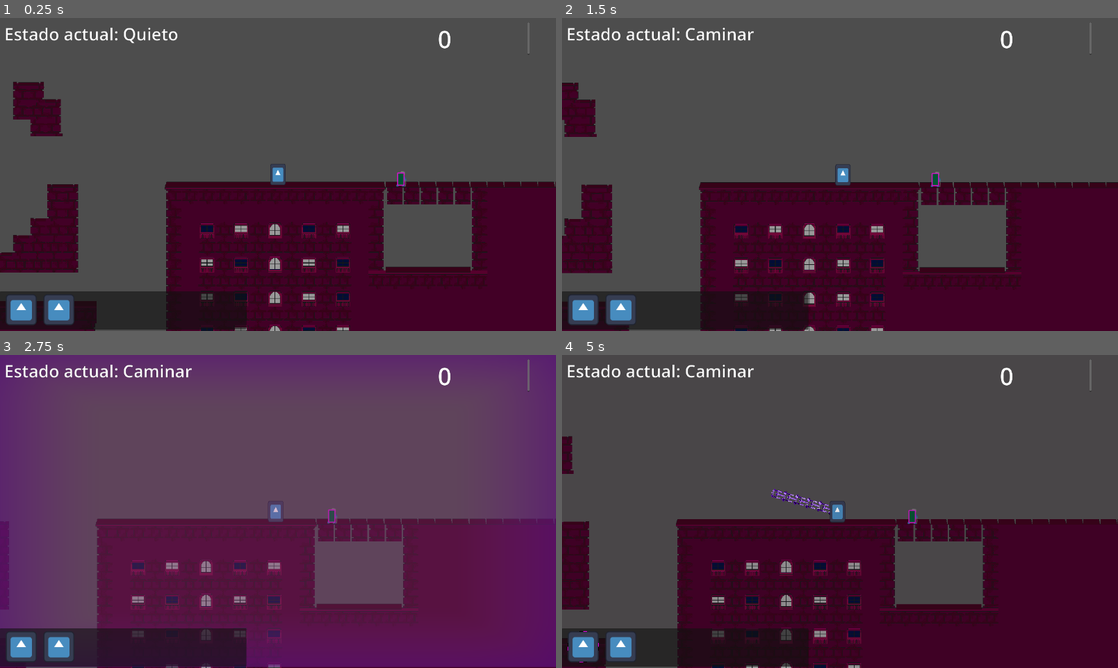
Above: before the commit, frames 1-4 (two rows, left to right).
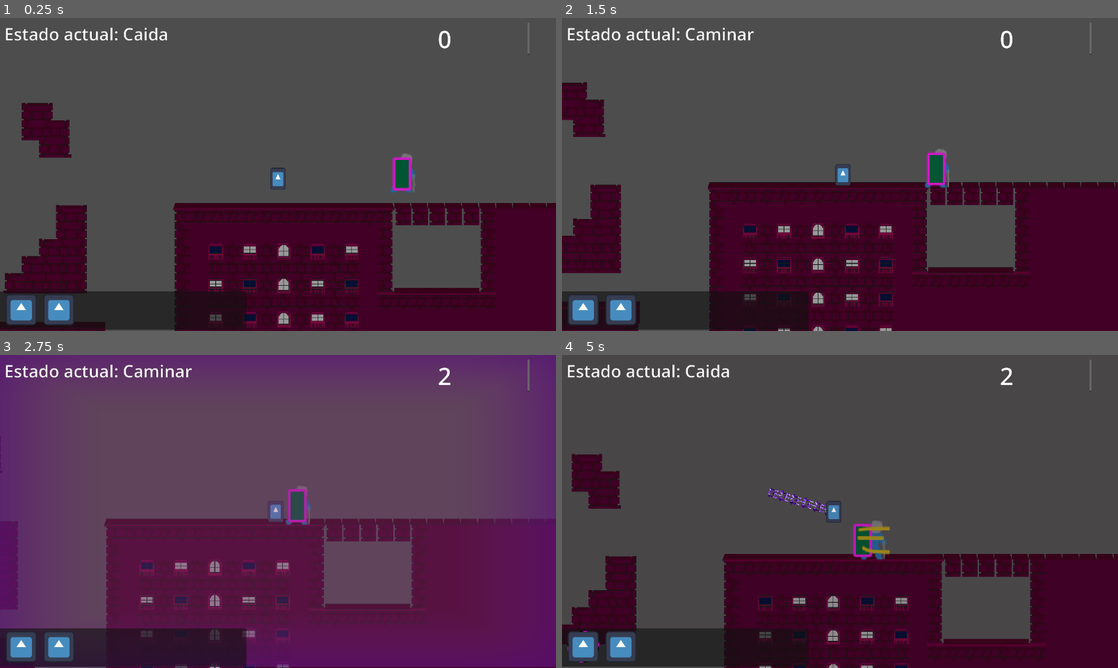
Above: after the commit, the same moments.

Repository: Proyecto-Carpincho/Proyecto-Carpincho
Game: Godot game, scene res://Scenes/stg/emTestStg00.tscn
Two runs of this game, one before a commit and one after it. Both use one fixed random seed, a clock stepped at 60 frames per second and the inputs below. This scene is started directly instead of the project's main scene. The engine's default icon, where the game draws it, is replaced by a stand-in: a white triangle on a blue panel in a dark square.
Inputs (mouse positions are in pixels of both pictures, inside the frame that each line leads up to):
- Up to frame 1 (0.25 s): no input
- Up to frame 2 (1.5 s): move the mouse to (962, 158) at 0.52 s; press the mouse at (962, 158) at 0.53 s; hold D (Move Right) from 0.53 s (still down); tap Space (Jump) at 0.77 s; move the mouse to (728, 190) at 1.27 s; release the mouse at (728, 190) at 1.28 s; click (728, 190) at 1.35 s
- Up to frame 3 (2.75 s): tap Space (Jump) at 1.52 s; move the mouse to (333, 442) at 2.02 s; release D (Move Right) at 2.03 s; press the mouse at (333, 442) at 2.03 s; hold A (Move Left) from 2.03 s (still down); tap Ctrl (Bullet Time) at 2.1 s
- Up to frame 4 (5 s): move the mouse to (812, 574) at 2.77 s; release A (Move Left) at 2.78 s; release the mouse at (812, 574) at 2.78 s; hold D (Move Right) 2.78-4.28 s; right-click (812, 574) at 2.85 s; tap Space (Jump) at 3.02, 3.77, 4.52 s; click (812, 574) at 3.05 s; move the mouse to (1006, 558) at 3.52 s; hold Shift (Run) 3.53-4.28 s; click (1006, 558) at 3.8 s; move the mouse to (673, 464) at 4.27 s; hold A (Move Left) from 4.28 s (still down); click (673, 464) at 4.35 s

The runs differ from the first frame. In frame 1, 17% of the frame differs, in the area x 0-100%, y 3-100%; in frame 2, 6.2%; in frame 3, 4.0%; in frame 4, 24%.

Commit message:
Placaje WIP

Diff:
--- a/Scenes/Em/ShieldCop.tscn
+++ b/Scenes/Em/ShieldCop.tscn
@@ -2,14 +2,14 @@
 
 [ext_resource type="PackedScene" uid="uid://n1wbci6a6faw" path="res://Scenes/Em/BaseEm.tscn" id="1_5l48c"]
 [ext_resource type="Texture2D" uid="uid://h2c4rqbwcdjr" path="res://Sprites/Prueba/Em/heavyCop/idleWIP.png" id="5_4a1h1"]
-[ext_resource type="Texture2D" uid="uid://b5yqbahakxytd" path="res://Sprites/Prueba/Em/heavyCop/counterWIP.png" id="6_4sh5m"]
 [ext_resource type="Texture2D" uid="uid://bcb544n4tknq4" path="res://Sprites/Prueba/Em/heavyCop/placajeWIP.png" id="7_w6tmh"]
 [ext_resource type="Texture2D" uid="uid://c8trs2t3r4bxj" path="res://Sprites/Prueba/Em/heavyCop/walkWIP1.png" id="8_gqarm"]
 [ext_resource type="Texture2D" uid="uid://bw0u0yifrac1n" path="res://Sprites/Prueba/Em/heavyCop/walkWIP2.png" id="9_xsvcp"]
 [ext_resource type="Texture2D" uid="uid://gwyuscvrlx4p" path="res://Sprites/Prueba/Em/heavyCop/turn1WIP.png" id="10_0yxdh"]
-[ext_resource type="Script" uid="uid://cxbp2sq3qmctk" path="res://Scripts/Em/ShieldCop/Atacando.gd" id="11_vrn4w"]
-[ext_resource type="Script" uid="uid://ds2hrjf7uairh" path="res://Scripts/Em/ShieldCop/Perseguir.gd" id="12_3nc5l"]
-[ext_resource type="Script" uid="uid://d2d3tvhcmf4ja" path="res://Scripts/Em/ShieldCop/Patrullar.gd" id="13_fgpuc"]
+[ext_resource type="Script" uid="uid://ch28gho3h2lph" path="res://Scripts/Em/ShieldCop/RangoAtaqueShieldCop.gd" id="10_cp0p1"]
+[ext_resource type="Script" uid="uid://bmdewqnsbar8q" path="res://Scripts/Em/ShieldCop/PlacajeShieldCop.gd" id="10_vrn4w"]
+[ext_resource type="Script" uid="uid://ds2hrjf7uairh" path="res://Scripts/Em/PerseguirGenerico.gd" id="12_3nc5l"]
+[ext_resource type="Script" uid="uid://d2d3tvhcmf4ja" path="res://Scripts/Em/PatrullarGenerico.gd" id="13_fgpuc"]
 
 [sub_resource type="SpriteFrames" id="SpriteFrames_nqb0s"]
 animations = [{
@@ -19,14 +19,6 @@
 }],
 "loop": true,
 "name": &"block",
-"speed": 5.0
-}, {
-"frames": [{
-"duration": 1.0,
-"texture": ExtResource("6_4sh5m")
-}],
-"loop": true,
-"name": &"counter",
 "speed": 5.0
 }, {
 "frames": [{
@@ -102,8 +94,6 @@
 
 [node name="AnimatedSprite2D" parent="." index="0"]
 sprite_frames = SubResource("SpriteFrames_nqb0s")
-animation = &"turn"
-frame_progress = 1.0
 
 [node name="CollisionShape2D" parent="." index="1"]
 shape = SubResource("CapsuleShape2D_lu3y0")
@@ -116,7 +106,11 @@
 script = ExtResource("12_3nc5l")
 metadata/_custom_type_script = "uid://ds2hrjf7uairh"
 
-[node name="RangoAtaqueGenerico" type="Node" parent="." index="8"]
-script = ExtResource("11_vrn4w")
+[node name="RangoAtaqueShieldCop" type="Node" parent="." index="8"]
+script = ExtResource("10_cp0p1")
 distancia_para_perder = 600
-metadata/_custom_type_script = "uid://cxbp2sq3qmctk"
+metadata/_custom_type_script = "uid://ch28gho3h2lph"
+
+[node name="PlacajeShieldCop" type="Node" parent="." index="9"]
+script = ExtResource("10_vrn4w")
+metadata/_custom_type_script = "uid://bmdewqnsbar8q"
--- a/Scenes/stg/emTestStg00.tscn
+++ b/Scenes/stg/emTestStg00.tscn
@@ -236,7 +236,7 @@
 
 [node name="TileMap Mapa" type="TileMapLayer" parent="."]
 texture_filter = 1
-position = Vector2(-1120, 322)
+position = Vector2(-1102, 384)
 scale = Vector2(0.55, 0.55)
 tile_map_data = PackedByteArray("AAADAP7/BAABAAAAAAADAP//BAABAAEAAAAEAP7/BAABAAAAAAAEAP//BAABAAEAAAAFAP7/BAABAAAAAAAFAP …(44048 unchanged characters)…
 tile_set = SubResource("TileSet_l773a")
@@ -278,6 +278,7 @@
 
 [node name="BaseEm" parent="." node_paths=PackedStringArray("objetivo", "alert_manager") groups=["Enemigos"] instance=ExtResource("15_acpe2")]
 position = Vector2(72, 5)
+scale = Vector2(2.5, 2.5)
 objetivo = NodePath("../Jugador")
 alert_manager = NodePath("../AlertManager")
 grupo = "Enemigos"
--- a/Scripts/Em/Enemigo.gd
+++ b/Scripts/Em/Enemigo.gd
@@ -64,13 +64,21 @@
 
 func cambiar_alerta(estado:AlertManager.alertStatus):
 	estado_alerta = estado
+	var estado_transicionar:String
 	match estado_alerta:
 		AlertManager.alertStatus.NORMAL:
-			transicion_hijo(state_now, "PatrullarGenerico")
+			for i in get_child_count():
+				if get_child(i) is PatrullarGenerico:
+					estado_transicionar = get_child(i).name
+					break
 		AlertManager.alertStatus.PRECAUCION:
 			pass
 		AlertManager.alertStatus.ALERTA:
-			transicion_hijo(state_now, "RangoAtaqueGenerico")
+			for i in get_child_count():
+				if get_child(i) is RangoAtaqueGenerico:
+					estado_transicionar = get_child(i).name
+					break
+	transicion_hijo(state_now, estado_transicionar)
 
 func ver_jugador():
 	vio_jugador = true
@@ -98,6 +106,7 @@
 	var new_state = states.get(new_state_name)
 
 	if !new_state:
+		push_warning("El estado al que", self.name," quiere trancisionar es invalido y/o inexistente")
 		return
 	if state_now:
 		state_now.exit()
--- a/Scripts/Em/ShieldCop/Perseguir.gd
+++ b/Scripts/Em/PerseguirGenerico.gd
@@ -20,4 +20,9 @@
 		if !padre.animated_sprite.is_playing():
 			padre.animated_sprite.play("run")
 	elif padre.vio_jugador == true:
-		Transiciono.emit(self, "RangoAtaqueGenerico")
+		var estado_transicionar:String
+		for i in get_child_count():
+				if get_child(i) is PatrullarGenerico:
+					estado_transicionar = get_child(i).name
+					break
+		Transiciono.emit(self, estado_transicionar)
--- /dev/null
+++ b/Scripts/Em/ShieldCop/PlacajeShieldCop.gd
@@ -0,0 +1,25 @@
+extends State
+class_name PlacajeShieldCop
+
+@onready var padre:Enemigo = get_parent()
+
+const velocidad_placaje = 250
+var ultima_dir:int
+
+func enter():
+	padre.animated_sprite.play("placaje")
+	if padre.velocity.x > 0:
+		ultima_dir = velocidad_placaje
+	elif padre.velocity.x < 0:
+		ultima_dir = -velocidad_placaje
+	else:
+		Transiciono.emit(self, "RangoAtaqueShieldCop")
+
+func physics_update(delta:float) -> void:
+	if padre.is_on_wall():
+		padre.animated_sprite.play("stun")
+		await get_tree().create_timer(1).timeout
+		padre.animated_sprite.stop()
+		Transiciono.emit(self, "RangoAtaqueShieldCop")
+	else:
+		padre.velocity.x = ultima_dir
--- /dev/null
+++ b/Scripts/Em/ShieldCop/RangoAtaqueShieldCop.gd
@@ -0,0 +1,12 @@
+extends RangoAtaqueGenerico
+class_name RangoAtaqueShieldCop
+
+
+func physics_update(delta:float) -> void:
+	super.physics_update(delta)
+	if padre.dis_obj_ray.get_collider() != null:
+		if padre.dis_obj_ray.get_collider().is_class(padre.objetivo.get_class()):
+			if padre.distancia_objetivo <= 300 && padre.objetivo.position.y < padre.position.y + 75 && padre.objetivo.position.y > padre.position.y -75:
+				Transiciono.emit(self, "PlacajeShieldCop")
+			else:
+				print(padre.distancia_objetivo)
Renamed: Scripts/Em/ShieldCop/Patrullar.gd -> Scripts/Em/PatrullarGenerico.gd
Renamed: Scripts/Em/ShieldCop/Patrullar.gd.uid -> Scripts/Em/PatrullarGenerico.gd.uid
Renamed: Scripts/Em/ShieldCop/Perseguir.gd.uid -> Scripts/Em/PerseguirGenerico.gd.uid
Renamed: Scripts/Em/ShieldCop/Atacando.gd -> Scripts/Em/RangoAtaqueGenerico.gd
Renamed: Scripts/Em/ShieldCop/Atacando.gd.uid -> Scripts/Em/RangoAtaqueGenerico.gd.uid
Not shown, added: Scripts/Em/ShieldCop/PlacajeShieldCop.gd.uid
Not shown, added: Scripts/Em/ShieldCop/RangoAtaqueShieldCop.gd.uid
Renamed: Scripts/Em/State.gd -> Scripts/State.gd
Renamed: Scripts/Em/State.gd.uid -> Scripts/State.gd.uid
